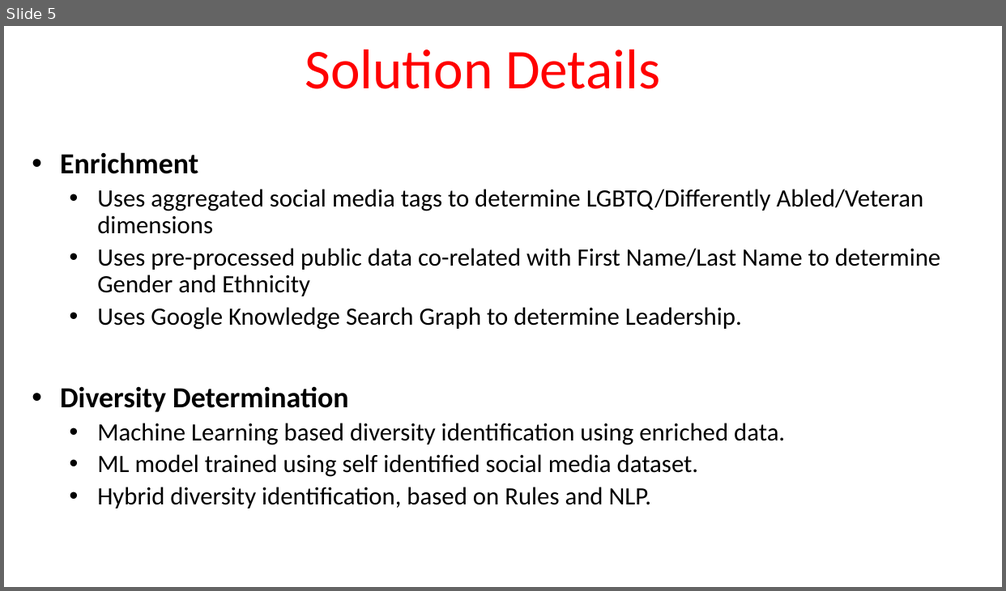
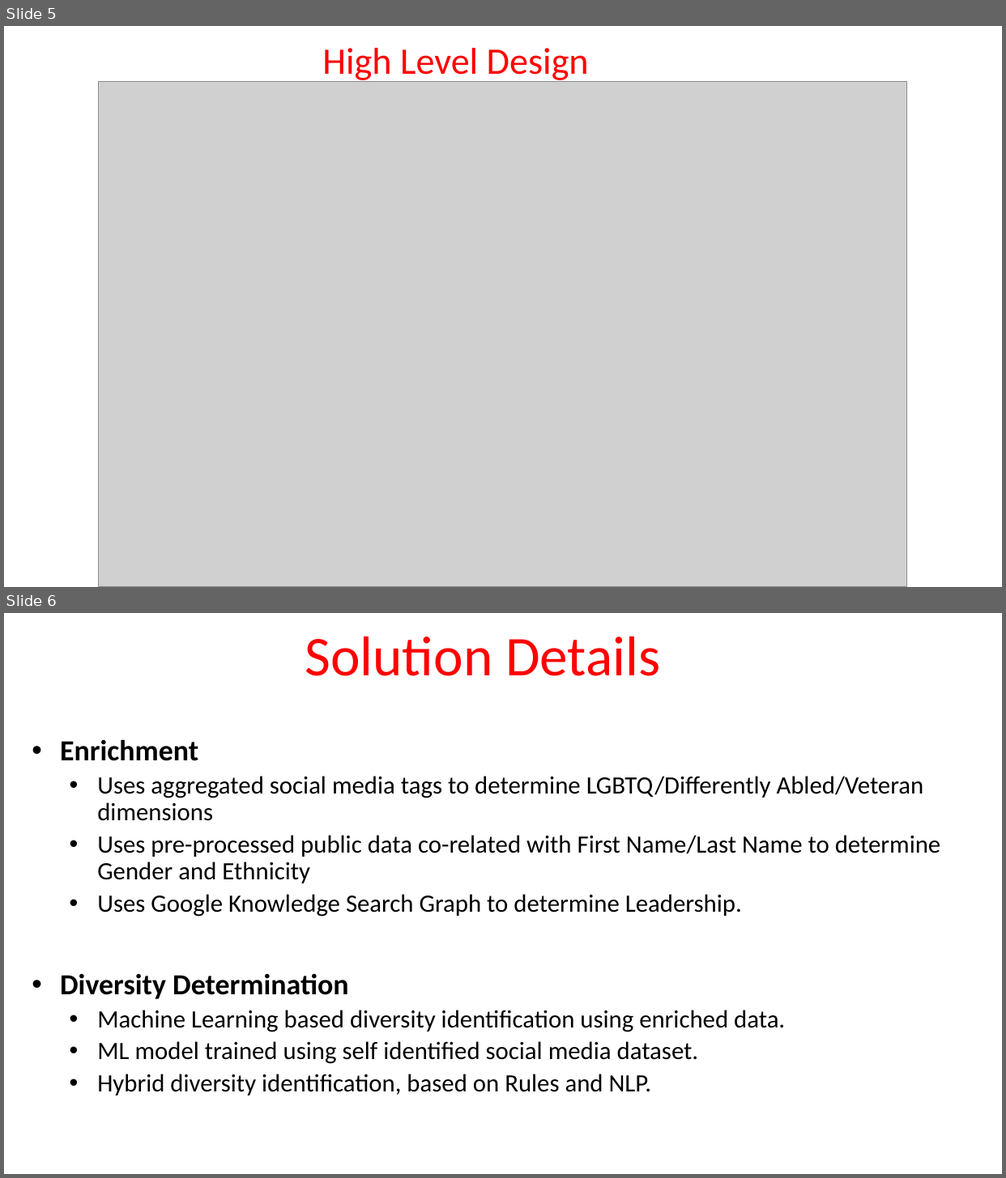
Before and after one commit to monsoonmasters2022/LeadershipDiversityIdentifier, a slide deck: documents/Identify Diversely OwnedMonsoonMasters.pptx. Shown one above the other, each under a label of ours: slide 5 before the commit, slides 5 and 6 after it. The pictures are 1006x591 and 1006x1178 pixels, drawn with LibreOffice and Linux fonts; fonts in the diff are those of the drawing; grey boxes stand for pictures. Boxes give left, top, right and bottom in pixels: in the first picture for what was removed or moved away, otherwise in the second. Text is boxed around its words. In the diff, an @@ line names an element or a change of style, - is before the commit and + after.

```diff
--- a/documents/Identify Diversely OwnedMonsoonMasters.pptx
+++ b/documents/Identify Diversely OwnedMonsoonMasters.pptx
@@ slide 5 added at [4,26,1002,587], background #FFFFFF @@
@@ title added at [322,48,589,84], 36 pt, text #FF0000 @@
+High Level Design
@@ picture added at [99,81,908,587] @@
@@ what was slide 5 is now slide 6 @@
```
Also in this commit, not shown: 4 slides changed, 1 other slide added, 2 slides removed.
